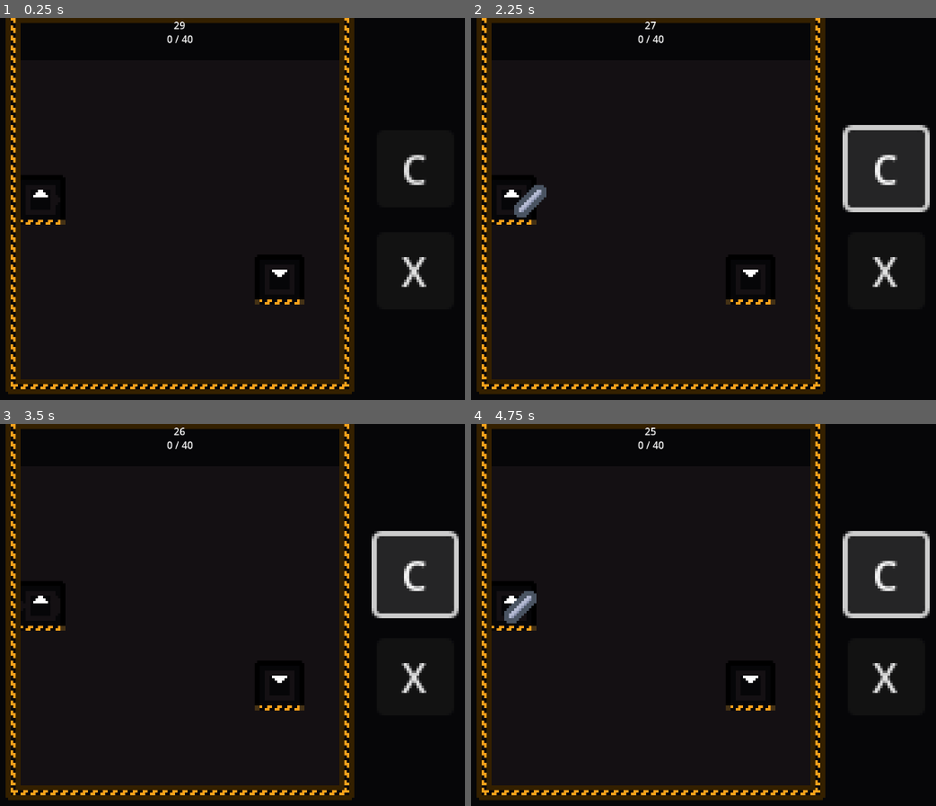
Above: before the commit, frames 1-4 (two rows, left to right).
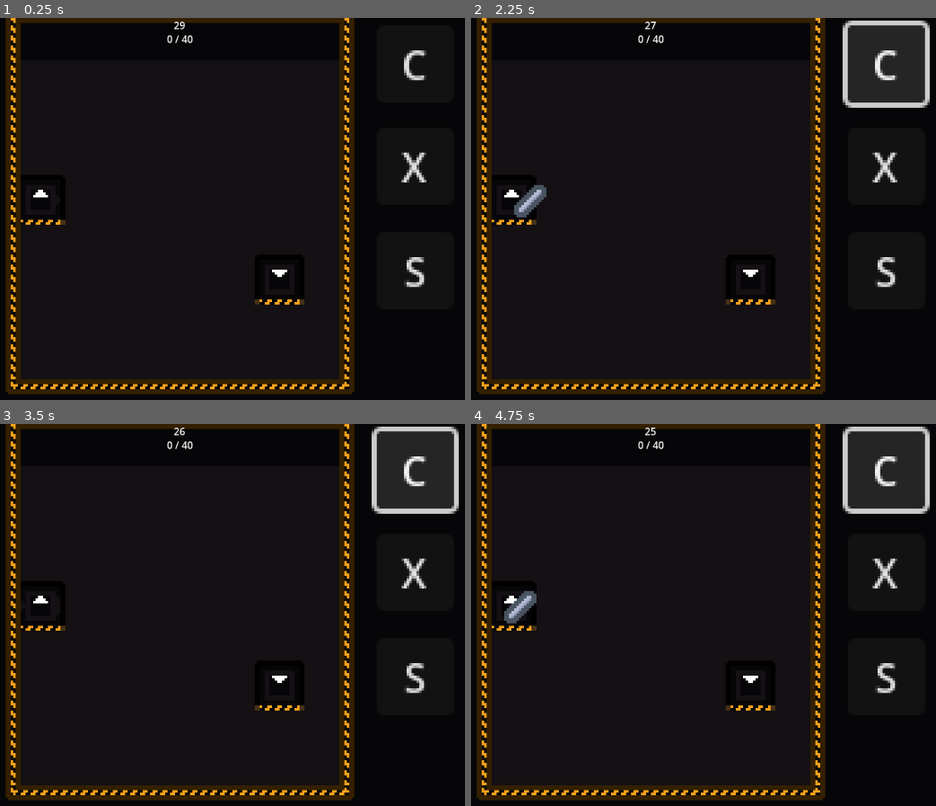
Above: after the commit, the same moments.

Repository: outercloudstudio/gmtk-2024
Game: Godot game, scene res://scenes/game.tscn
Two runs of this game, one before a commit and one after it. Both use one fixed random seed, a clock stepped at 60 frames per second and the inputs below.
Inputs (mouse positions are in pixels of both pictures, inside the frame that each line leads up to):
- Up to frame 1 (0.25 s): no input
- Up to frame 2 (2.25 s): click "X" at 0.5 s; click (884, 270) at 1.25 s, where only the run after the commit has a clickable "S"; click "C" at 2 s
- Up to frame 3 (3.5 s): click "C" at 2.75 s
- Up to frame 4 (4.75 s): click (884, 676) at 3.5 s, where only the run after the commit has a clickable "S"; click "C" at 4.25 s

The runs differ from the first frame. In frame 1, 0.8% of the frame differs, in the area x 86-92%, y 8-71%; in frame 2, 5.9%, in the area x 79-99%, y 0-71%; in frame 3, 5.9%; in frame 4, 5.9%.

Commit message:
splitter

Diff:
--- /dev/null
+++ b/scenes/split_move_area.gd
@@ -0,0 +1,80 @@
+extends Area2D
+
+@export var tile: Node2D
+
+
+var last_item_move_directions = {}
+var next_move_left = false
+
+
+func rotation_to_vector(rotation: float) -> Vector2:
+	if rotation == 0:
+		return Vector2.RIGHT
+
+	if rotation == -180:
+		return Vector2.LEFT
+
+	if rotation == -90:
+		return Vector2.UP
+
+	if rotation == 90:
+		return Vector2.DOWN
+
+	return Vector2.ZERO
+
+
+func rotate_vector_right(vector: Vector2) -> Vector2:
+	return Vector2(-vector.y, vector.x)
+
+
+func rotate_vector_left(vector: Vector2) -> Vector2:
+	return Vector2(vector.y, -vector.x)
+
+
+func _physics_process(delta: float) -> void:
+	var tile_position = Vector2i(floor(tile.global_position / 16))
+
+	var foward = rotation_to_vector(global_rotation_degrees)
+
+	var item_move_directions = {}
+
+	for item: CharacterBody2D in get_overlapping_bodies():
+		if last_item_move_directions.has(item):
+			item_move_directions[item] = last_item_move_directions[item]
+
+		if !item_move_directions.has(item):
+			item_move_directions[item] = next_move_left
+
+			next_move_left = !next_move_left
+
+		var move_direction = foward
+		var item_moving_left = item_move_directions[item]
+
+		if item_moving_left:
+			move_direction = rotate_vector_left(move_direction)
+		else:
+			move_direction = rotate_vector_right(move_direction)
+
+		var item_tile_position = Vector2i(floor(item.global_position / 16))
+
+		if item_tile_position != tile_position:
+			continue
+
+		var velocity = move_direction
+
+		if move_direction == Vector2.RIGHT || move_direction == Vector2.LEFT:
+			if abs(item.global_position.y - global_position.y) > 1:
+				if item.global_position.y < global_position.y:
+					velocity += Vector2.DOWN
+				else:
+					velocity += Vector2.UP
+		else:
+			if abs(item.global_position.x - global_position.x) > 1:
+				if item.global_position.x < global_position.x:
+					velocity += Vector2.RIGHT
+				else:
+					velocity += Vector2.LEFT
+
+		item.velocity = velocity.normalized() * 50
+
+	last_item_move_directions = item_move_directions
--- /dev/null
+++ b/scenes/splitter.tscn
@@ -0,0 +1,53 @@
+[gd_scene load_steps=5 format=3 uid="uid://c1enkdsrxm1q5"]
+
+[ext_resource type="Script" path="res://scripts/tile.gd" id="1_8boq8"]
+[ext_resource type="Texture2D" uid="uid://2wvotbf5sand" path="res://sprites.png" id="2_phmuw"]
+[ext_resource type="Script" path="res://scenes/split_move_area.gd" id="3_yk8ir"]
+
+[sub_resource type="RectangleShape2D" id="RectangleShape2D_c2n17"]
+size = Vector2(16, 16)
+
+[node name="Conveyer" type="Node2D" node_paths=PackedStringArray("rotation_origin")]
+script = ExtResource("1_8boq8")
+rotation_origin = NodePath("RotationOrigin")
+
+[node name="RotationOrigin" type="Node2D" parent="."]
+position = Vector2(8, 8)
+
+[node name="Sprite" type="Sprite2D" parent="RotationOrigin" groups=["camera_snapping"]]
+texture = ExtResource("2_phmuw")
+region_enabled = true
+region_rect = Rect2(144, 64, 16, 16)
+
+[node name="MoveArea" type="Area2D" parent="RotationOrigin" node_paths=PackedStringArray("tile")]
+process_priority = -1
+process_physics_priority = -1
+collision_layer = 0
+collision_mask = 2
+script = ExtResource("3_yk8ir")
+tile = NodePath("../..")
+
+[node name="CollisionShape2D" type="CollisionShape2D" parent="RotationOrigin/MoveArea"]
+shape = SubResource("RectangleShape2D_c2n17")
+debug_color = Color(0, 0.6, 0.701961, 0.113725)
+
+[node name="Border" type="Sprite2D" parent="."]
+z_index = -2
+position = Vector2(8, 7)
+texture = ExtResource("2_phmuw")
+region_enabled = true
+region_rect = Rect2(62, 30, 20, 18)
+
+[node name="Bottom" type="Sprite2D" parent="."]
+z_index = -1
+position = Vector2(8, 17)
+texture = ExtResource("2_phmuw")
+region_enabled = true
+region_rect = Rect2(32, 64, 16, 2)
+
+[node name="BorderBottom" type="Sprite2D" parent="."]
+z_index = -3
+position = Vector2(8, 17)
+texture = ExtResource("2_phmuw")
+region_enabled = true
+region_rect = Rect2(62, 64, 20, 2)
--- a/scenes/world.tscn
+++ b/scenes/world.tscn
@@ -1,8 +1,9 @@
-[gd_scene load_steps=10 format=4 uid="uid://br8dswv6ug16q"]
+[gd_scene load_steps=11 format=4 uid="uid://br8dswv6ug16q"]
 
 [ext_resource type="Texture2D" uid="uid://2wvotbf5sand" path="res://sprites.png" id="1_03lg1"]
 [ext_resource type="Script" path="res://scripts/world.gd" id="1_gejag"]
 [ext_resource type="PackedScene" uid="uid://dvsr0owx3rnh7" path="res://scenes/conveyer.tscn" id="2_tssqo"]
+[ext_resource type="PackedScene" uid="uid://c1enkdsrxm1q5" path="res://scenes/splitter.tscn" id="3_4yost"]
 [ext_resource type="PackedScene" uid="uid://crehmacysesud" path="res://scenes/spawner.tscn" id="3_a71ki"]
 [ext_resource type="PackedScene" uid="uid://b0i841hejuca6" path="res://scenes/collector.tscn" id="4_ac2pr"]
 [ext_resource type="PackedScene" uid="uid://dkt44rix7wkpr" path="res://scenes/levels/level_1.tscn" id="5_jsqkt"]
@@ -25,6 +26,7 @@
 texture_filter = 1
 script = ExtResource("1_gejag")
 conveyor_scene = ExtResource("2_tssqo")
+splitter_scene = ExtResource("3_4yost")
 spawner_scene = ExtResource("3_a71ki")
 accepter_scene = ExtResource("4_ac2pr")
 level_scene = ExtResource("5_jsqkt")
@@ -40,17 +42,24 @@
 
 [node name="ConveyorButton" type="Button" parent="."]
 offset_left = 79.0
-offset_top = -36.0
+offset_top = -78.0
 offset_right = 110.0
-offset_bottom = -5.0
+offset_bottom = -47.0
 text = "C"
 
 [node name="DeleteButton" type="Button" parent="."]
 offset_left = 79.0
+offset_top = -37.0
+offset_right = 110.0
+offset_bottom = -6.0
+text = "X"
+
+[node name="SplitterButton" type="Button" parent="."]
+offset_left = 79.0
 offset_top = 5.0
 offset_right = 110.0
 offset_bottom = 36.0
-text = "X"
+text = "S"
 
 [node name="NinePatchRect" type="NinePatchRect" parent="."]
 offset_left = -70.0
@@ -68,3 +77,4 @@
 
 [connection signal="pressed" from="ConveyorButton" to="." method="select_conveyor"]
 [connection signal="pressed" from="DeleteButton" to="." method="select_delete"]
+[connection signal="pressed" from="SplitterButton" to="." method="select_splitter"]
--- a/scripts/world.gd
+++ b/scripts/world.gd
@@ -3,6 +3,7 @@
 
 
 @export var conveyor_scene: PackedScene
+@export var splitter_scene: PackedScene
 @export var spawner_scene: PackedScene
 @export var accepter_scene: PackedScene
 
@@ -109,7 +110,7 @@
 		if tile_location.x < -4 || tile_location.x >= 4 || tile_location.y < -4 || tile_location.y >= 4:
 			continue
 
-		var tile = conveyor_scene.instantiate()
+		var tile = _selected_tile.instantiate()
 		_level.add_child(tile)
 
 		tile.global_position = tile_location * 16
@@ -124,5 +125,9 @@
 	_selected_tile = conveyor_scene
 
 
+func select_splitter():
+	_selected_tile = splitter_scene
+
+
 func select_delete():
 	_selected_tile = null
Binary file changed: sprites.aseprite
Binary file changed: sprites.png
